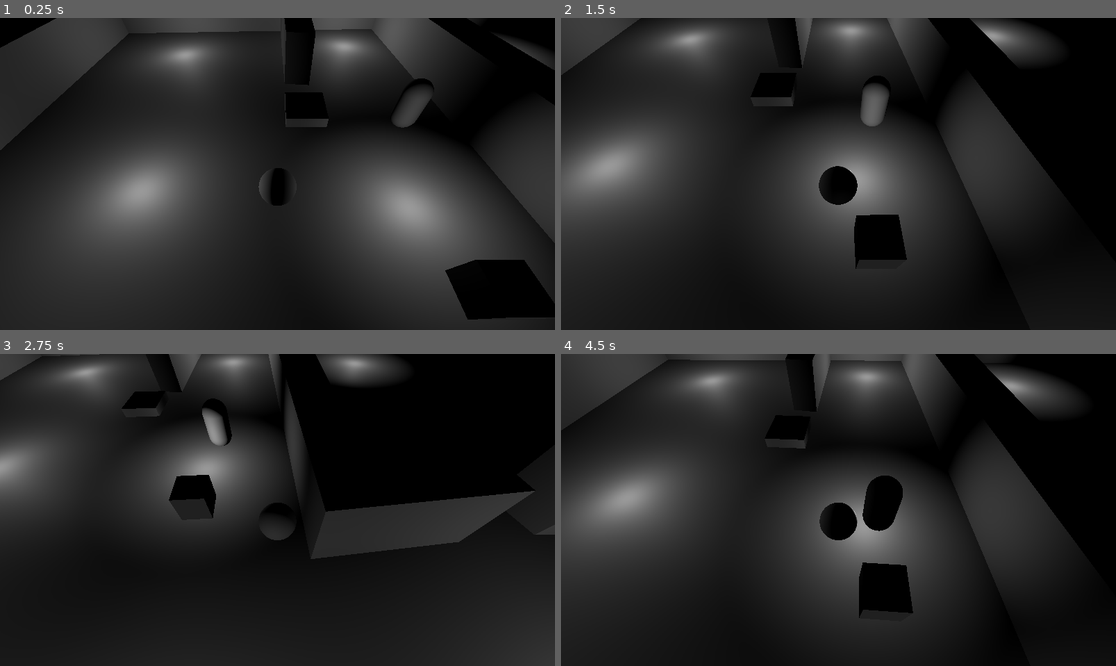
Above: before the commit, frames 1-4 (two rows, left to right).
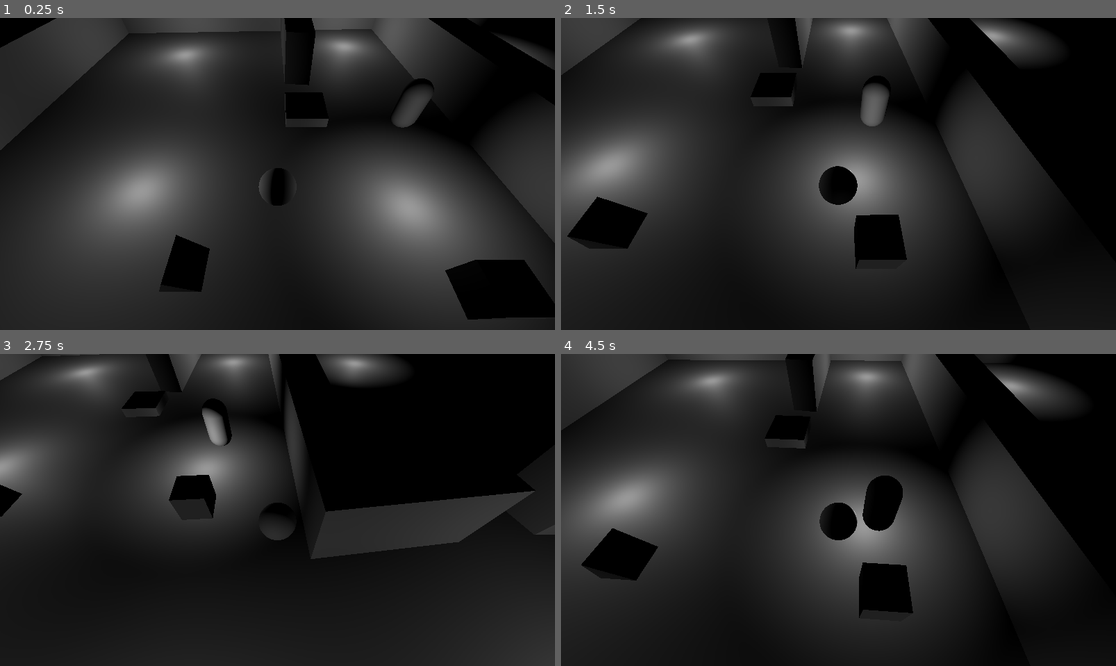
Above: after the commit, the same moments.

Repository: JosephCatrambone/GodotStation13
Game: Godot game, scene res://scenes/main_game.tscn
Two runs of this game, one before a commit and one after it. Both use one fixed random seed, a clock stepped at 60 frames per second and the inputs below.
Inputs:
- Up to frame 1 (0.25 s): no input
- Up to frame 2 (1.5 s): hold D (move_right) 0.53-1.28 s; tap E (interact) at 0.6, 1.35 s; hold S (move_down) from 1.28 s (still down)
- Up to frame 3 (2.75 s): release S (move_down) at 2.03 s; hold D (move_right) from 2.03 s (still down); tap E (interact) at 2.1 s
- Up to frame 4 (4.5 s): release D (move_right) at 2.78 s; hold W (move_up) 2.78-3.53 s; tap E (interact) at 2.85, 3.6, 4.35 s; hold A (move_left) from 3.53 s (still down)

The runs differ from the first frame. In frame 1, 1.1% of the frame differs, in the area x 28-38%, y 69-88%; in frame 2, 1.6%, in the area x 1-16%, y 57-74%; in frame 3, 0.2%; in frame 4, 1.4%.

Commit message:
Add food pyramid to complete the available things.

Diff:
--- /dev/null
+++ b/interactive/food_pyramid.tscn
@@ -0,0 +1,12 @@
+[gd_scene load_steps=3 format=3 uid="uid://deacchqkxs48j"]
+
+[ext_resource type="PackedScene" uid="uid://yxv7xkcyy408" path="res://interactive/interactive.tscn" id="1_6mj7a"]
+
+[sub_resource type="PrismMesh" id="PrismMesh_x85vs"]
+
+[node name="FoodPyramid" instance=ExtResource("1_6mj7a")]
+provides = "food"
+amount = -0.15
+
+[node name="MeshInstance3D" type="MeshInstance3D" parent="." index="0"]
+mesh = SubResource("PrismMesh_x85vs")
--- a/npc/npc.tscn
+++ b/npc/npc.tscn
@@ -43,9 +43,11 @@
 [node name="Desires" type="Node3D" parent="."]
 
 [node name="RestDesire" parent="Desires" instance=ExtResource("4_efkas")]
+growth_rate = 0.01
 
 [node name="FoodDesire" parent="Desires" instance=ExtResource("5_dpwxv")]
 
 [node name="PlayDesire" parent="Desires" instance=ExtResource("6_blapa")]
+growth_rate = 0.005
 
 [editable path="SightArea"]
--- a/scenes/main_game.tscn
+++ b/scenes/main_game.tscn
@@ -6,6 +6,7 @@
 [ext_resource type="PackedScene" uid="uid://cddaja1jgomy0" path="res://npc/npc.tscn" id="4_itrcc"]
 [ext_resource type="PackedScene" uid="uid://578k4xjb7vb0" path="res://interactive/bed.tscn" id="5_8wvgs"]
 [ext_resource type="PackedScene" uid="uid://b0lg3vkpsrkey" path="res://interactive/entertainment_cube.tscn" id="6_4q7de"]
+[ext_resource type="PackedScene" uid="uid://deacchqkxs48j" path="res://interactive/food_pyramid.tscn" id="7_85878"]
 
 [sub_resource type="NavigationMesh" id="NavigationMesh_iokgi"]
 vertices = PackedVector3Array(-19.5, 2, -11.75, -16, 2, -11.75, -16, 2, -15.5, -12.5, 2, -16, -12.75, 2, -19.5, -19.5,  …(1411 unchanged characters)…
@@ -82,3 +83,6 @@
 
 [node name="NavigationRegion3D" type="NavigationRegion3D" parent="."]
 navigation_mesh = SubResource("NavigationMesh_iokgi")
+
+[node name="FoodPyramid" parent="." instance=ExtResource("7_85878")]
+transform = Transform3D(1, 0, 0, 0, 1, 0, 0, 0, 1, -6.28302, 0, 1.80957)
Not shown: 1 places in scenes/main_game.tscn that only renumber resources
